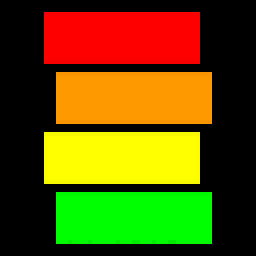
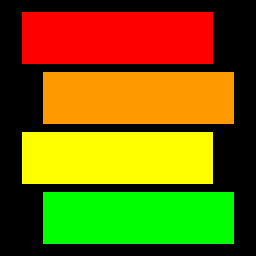
Layers edited between the first and the second (256, 256) image:
renamed "Layer 3" to "Layer 5", moved it above "Layer 6", painted on it over box(22, 12, 213, 64)
renamed "Layer 3 copy" to "Layer 6", moved it above "Layer 7", painted on it over box(43, 72, 234, 124)
renamed "Layer 3 copy 2" to "Layer 7", moved it above "Layer 8", painted on it over box(22, 132, 213, 184)
renamed "Layer 3 copy 3" to "Layer 8", painted on it over box(43, 192, 234, 244)
